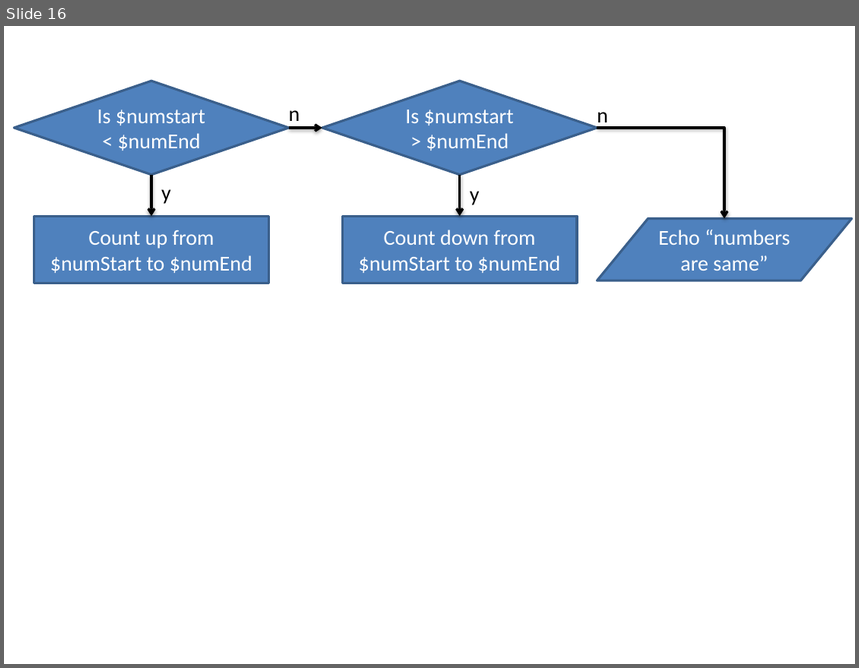
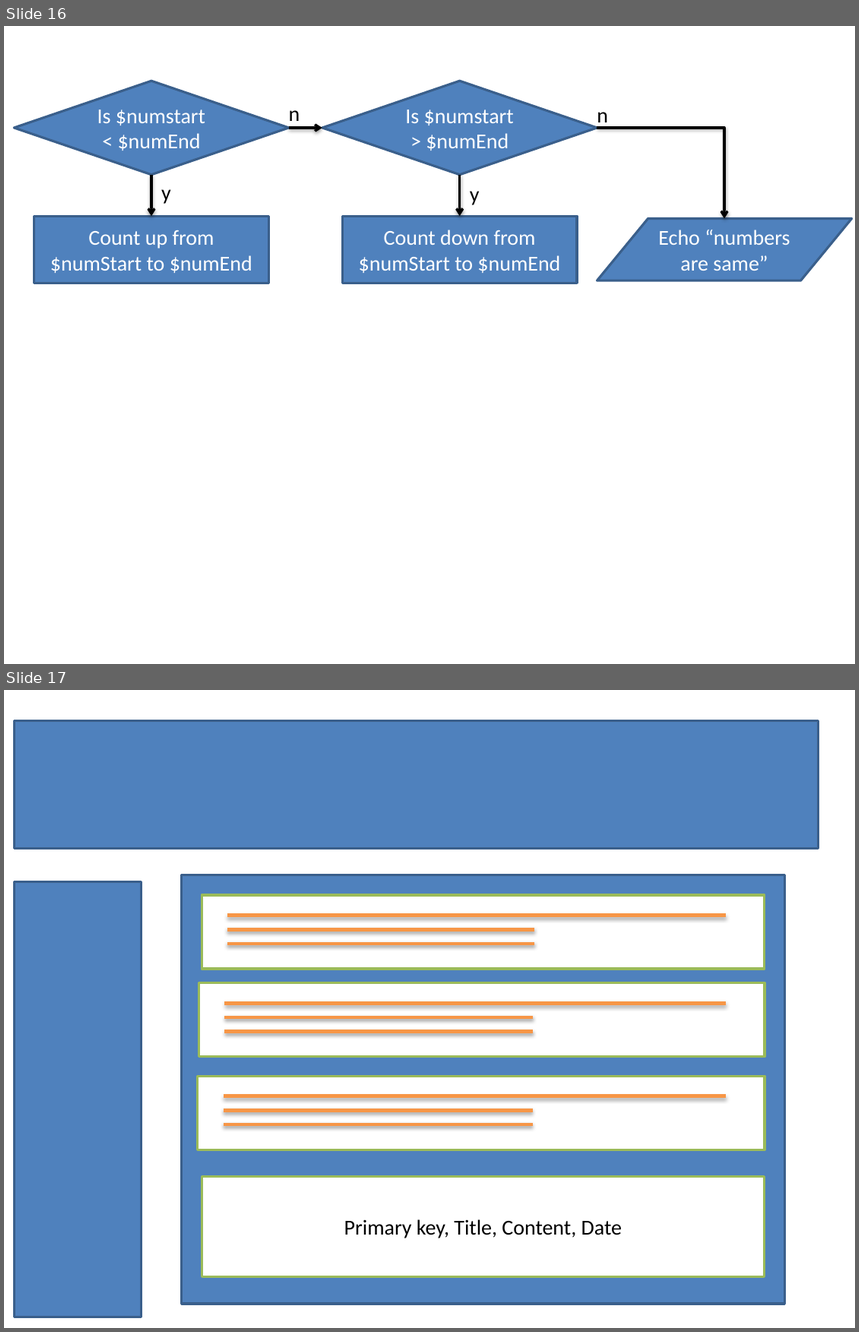
Before and after one commit to Charlie-Lang/ctcp-online-2020-wd3-batch2, a slide deck: visual aids.pptx. Shown one above the other, each under a label of ours: slide 16 before the commit, slides 16 and 17 after it. The pictures are 859x668 and 859x1332 pixels, drawn with LibreOffice and Linux fonts; fonts in the diff are those of the drawing. Boxes give left, top, right and bottom in pixels: in the first picture for what was removed or moved away, otherwise in the second. Text is boxed around its words. In the diff, an @@ line names an element or a change of style, - is before the commit and + after.

```diff
--- a/visual aids.pptx
+++ b/visual aids.pptx
@@ slide 17 added at (4, 690, 855, 1328), background #FFFFFF @@
@@ rectangle added at (14, 720, 819, 848), fill #4F81BD, outline #3A5F8C 2 pt @@
@@ rectangle added at (14, 882, 142, 1317), fill #4F81BD, outline #3A5F8C 2 pt @@
@@ rectangle added at (182, 875, 785, 1305), fill #4F81BD, outline #3A5F8C 2 pt @@
@@ group added at (202, 895, 764, 969): 3 lines, 1 rectangle @@
@@ group added at (199, 983, 765, 1057): 3 lines, 1 rectangle @@
@@ group added at (197, 1076, 764, 1151): 3 lines, 1 rectangle @@
@@ rectangle added at (202, 1177, 764, 1277), fill #FFFFFF, outline #9BBB59 2 pt, 18 pt, text #000000 @@
+Primary key, Title, Content, Date
```
Also in this commit, not shown: 1 other slide added.
